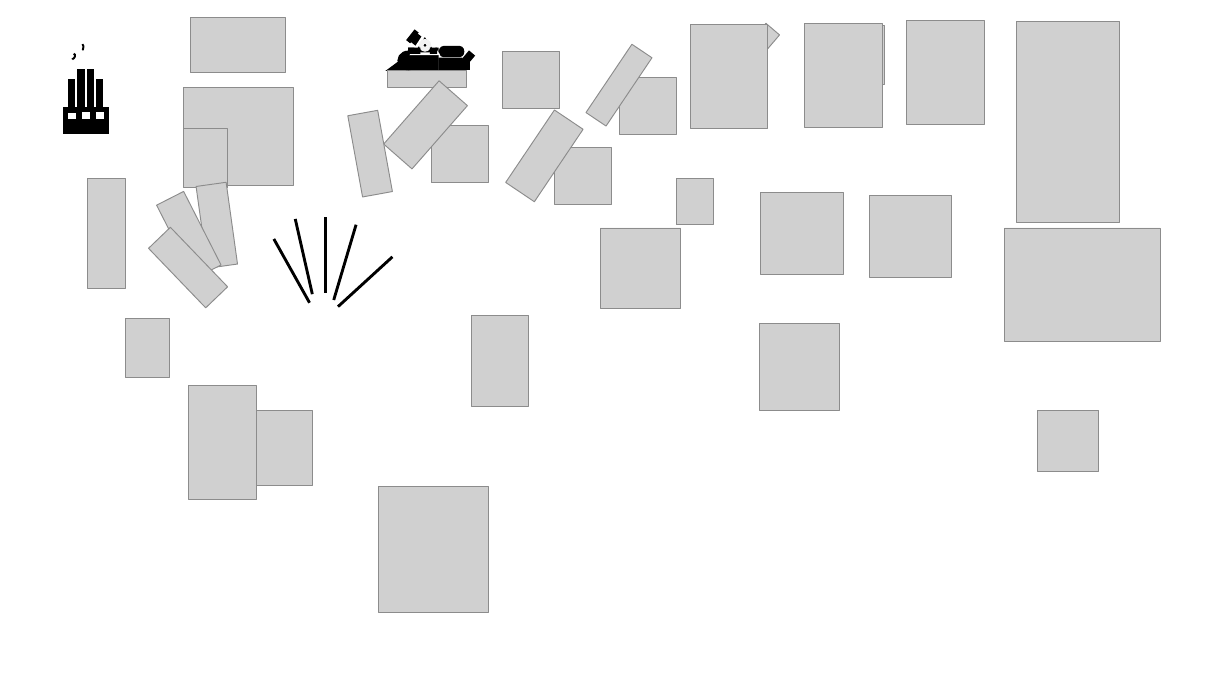
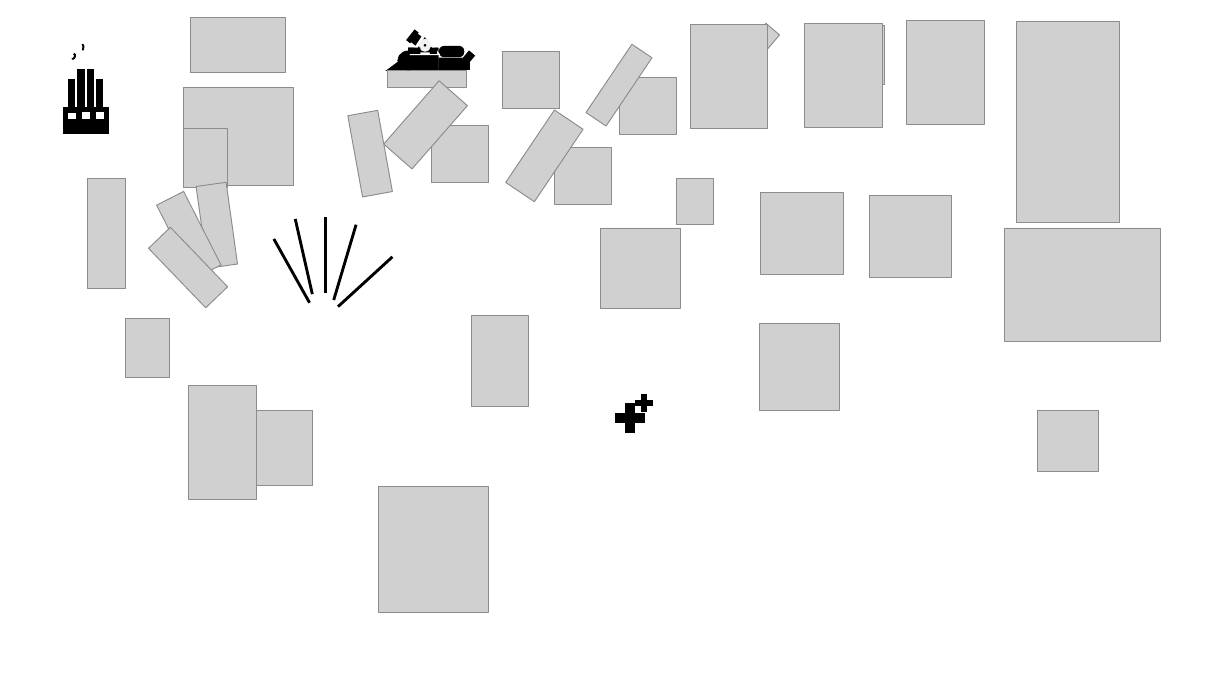
Before and after one commit to alexliuhust/JS_ChessGames, a slide deck: slide 10 of image process/drawings.pptx. Drawn at 1232x693 pixels with LibreOffice and Linux fonts; fonts in the diff are those of the drawing; grey boxes stand for pictures; background and template pictures are left out. Boxes give left, top, right and bottom in pixels: in the first picture for what was removed or moved away, otherwise in the second. Text is boxed around its words. In the diff, an @@ line names an element or a change of style, - is before the commit and + after.

```diff
--- a/image process/drawings.pptx
+++ b/image process/drawings.pptx
@@ plus added at (x1=616, y1=404, x2=644, y2=432), fill #000000, outline #000000 1 pt @@
@@ plus added at (x1=636, y1=395, x2=652, y2=410), fill #000000, outline #000000 1 pt @@
```
Also in this commit, not shown: 2 other slides changed, 9 other files.
